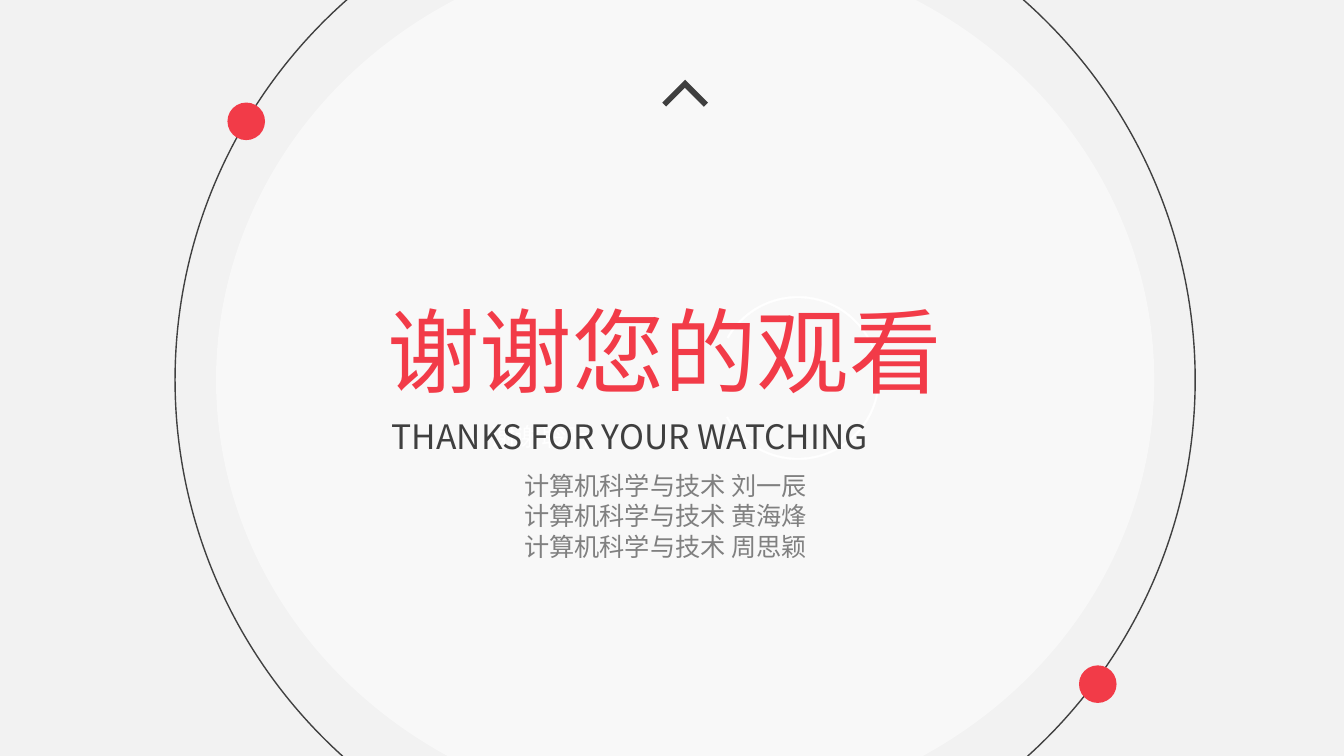
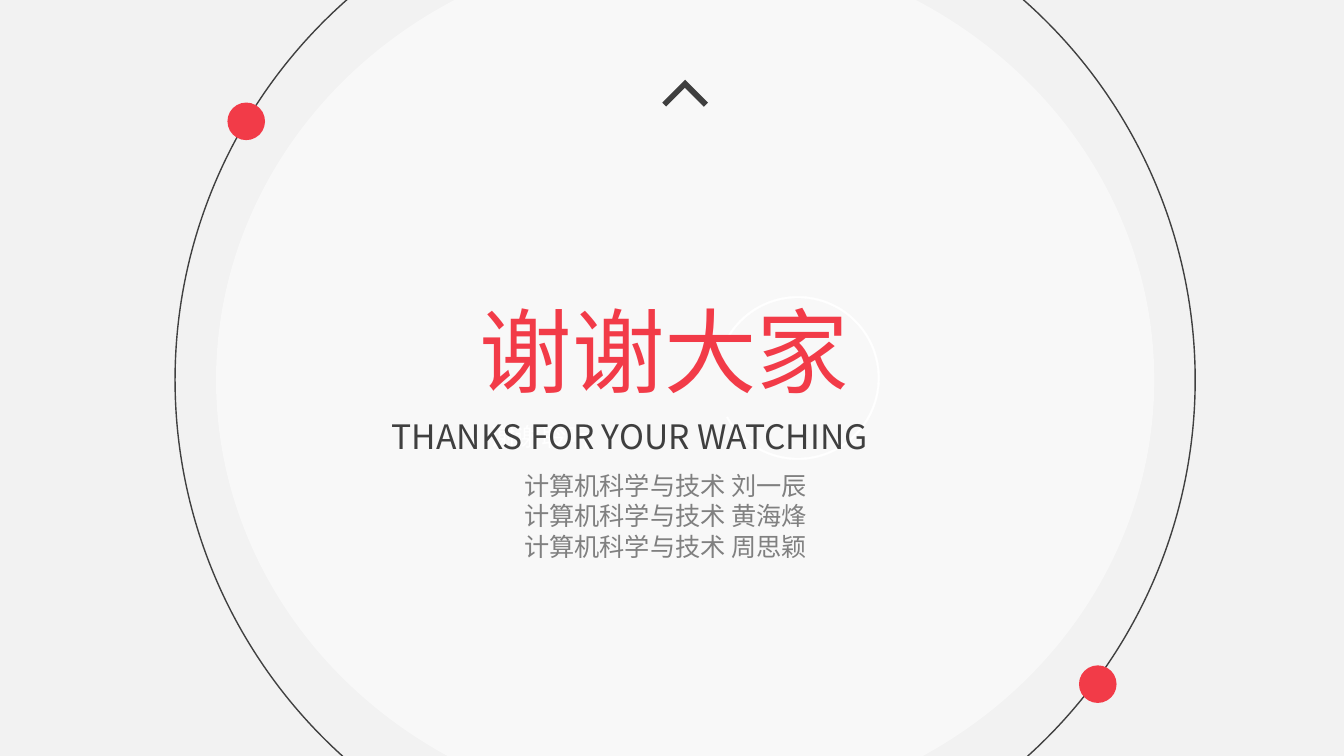
Before and after one commit to Skyminers/SkyCompiler, a slide deck: slide 33 of doc/SkyCompiler.pptx (slide 25 before the commit). Drawn at 1344x756 pixels with LibreOffice and Linux fonts; fonts in the diff are those of the drawing. Boxes give left, top, right and bottom in pixels: in the first picture for what was removed or moved away, otherwise in the second. Text is boxed around its words. In the diff, an @@ line names an element or a change of style, - is before the commit and + after.

```diff
--- a/doc/SkyCompiler.pptx
+++ b/doc/SkyCompiler.pptx
@@ text at [480, 308, 850, 393]: text changed @@
-谢谢您的观看
+谢谢大家
```
Also in this commit, not shown: 7 other slides changed, 8 slides added.
